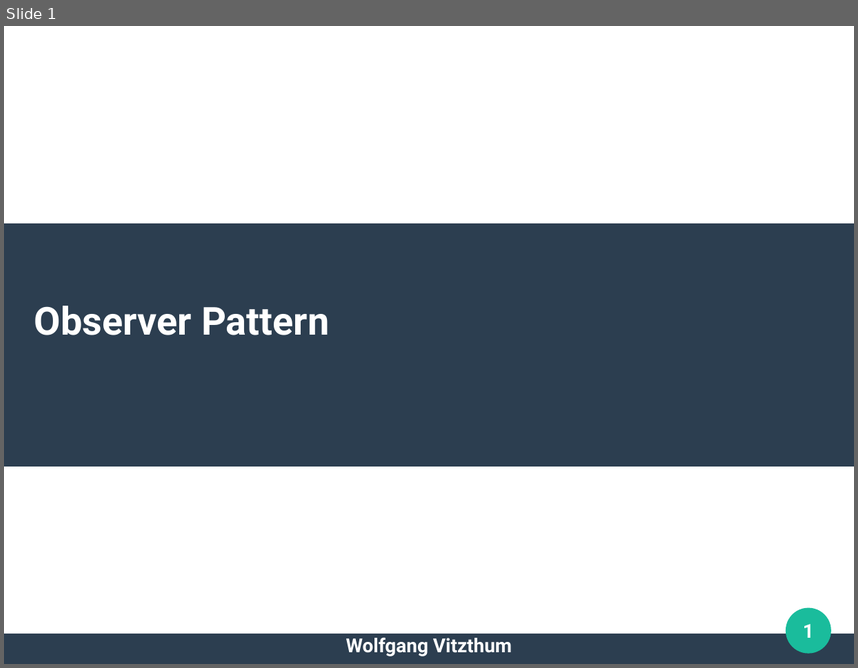
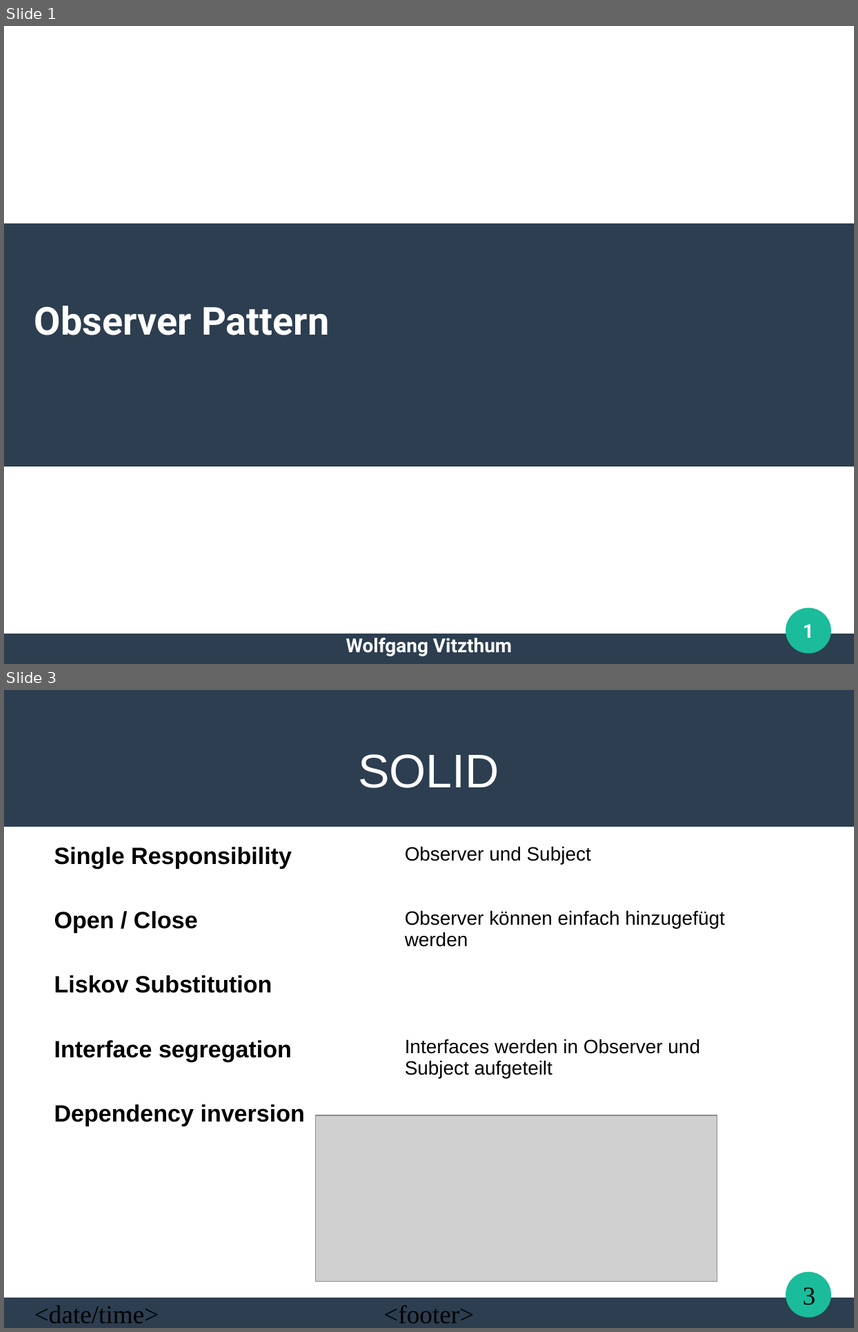
Before and after one commit to Uniquex/ObserverPattern, a slide deck: Presentation/Observer Pattern.odp. Shown one above the other, each under a label of ours: slide 1 before the commit, slides 1 and 3 after it; the slides between them are not shown. The pictures are 858x668 and 858x1332 pixels, drawn with LibreOffice and Linux fonts; fonts in the diff are those of the drawing; grey boxes stand for pictures. Boxes give left, top, right and bottom in pixels: in the first picture for what was removed or moved away, otherwise in the second. Text is boxed around its words. In the diff, an @@ line names an element or a change of style, - is before the commit and + after.

```diff
--- a/Presentation/Observer Pattern.odp
+++ b/Presentation/Observer Pattern.odp
@@ slide 3 added at bbox=[4, 690, 854, 1328], background #FFFFFF; not listed: 2 template elements that a slide beside it also shows @@
@@ rectangle added at bbox=[4, 690, 854, 827], fill #2C3E50 @@
@@ title added at bbox=[358, 754, 499, 788], 44 pt, text #FFFFFF @@
+SOLID
@@ table added at bbox=[46, 839, 749, 1161], 5 rows, 2 columns @@
+Single Responsibility | Observer und Subject
+Open / Close | Observer können einfach hinzugefügt werden
+Liskov Substitution | 
+Interface segregation | Interfaces werden in Observer und Subject aufgeteilt
+Dependency inversion | 
@@ picture added at bbox=[316, 1115, 717, 1281] @@
@@ page number added at bbox=[803, 1287, 816, 1305], 24 pt, text #000000 @@
+3
@@ text added at bbox=[34, 1305, 159, 1323], 24 pt, text #000000 @@
+<date/time>
@@ text added at bbox=[383, 1305, 474, 1323], 24 pt, text #000000 @@
+<footer>
```
Also in this commit, not shown: 7 other files.
